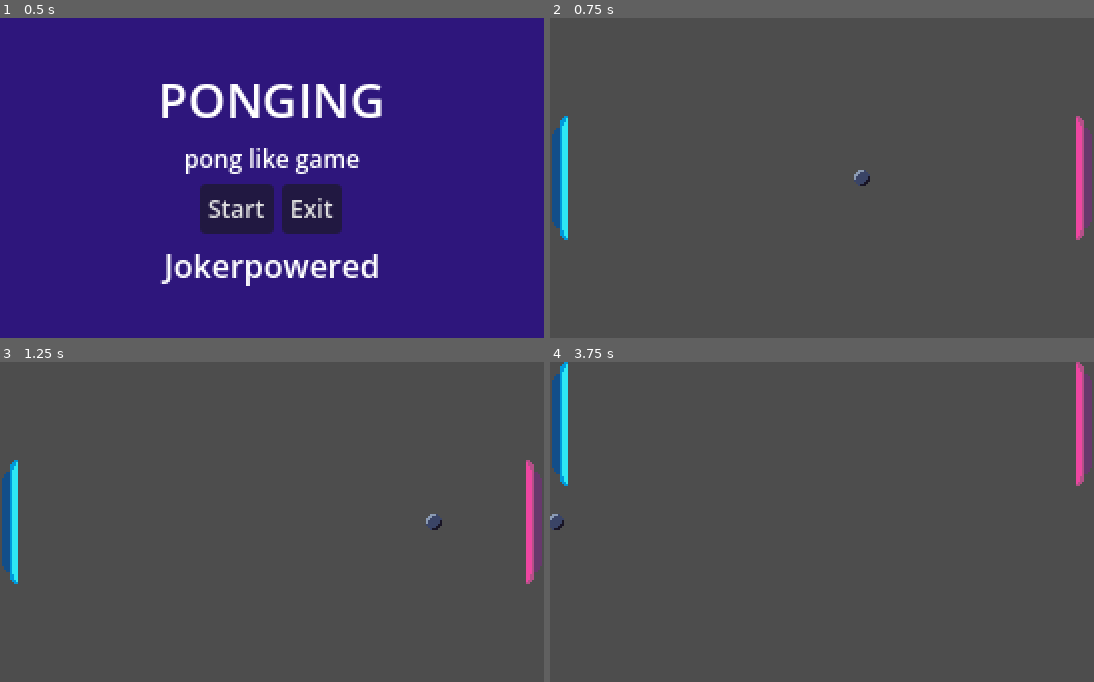
Above: before the commit, frames 1-4 (two rows, left to right).
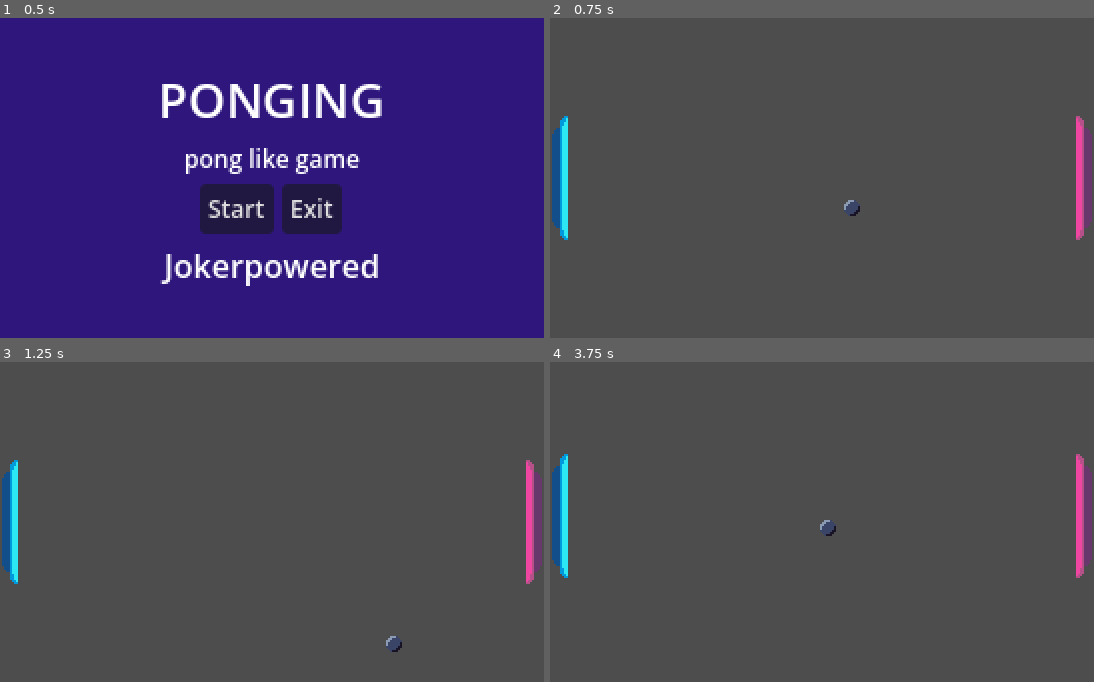
Above: after the commit, the same moments.

Repository: Alex-gb249/Ponging
Game: Godot game, scene res://scenes/menu.tscn
Two runs of this game, one before a commit and one after it. Both use one fixed random seed, a clock stepped at 60 frames per second and the inputs below.
Inputs:
- Up to frame 1 (0.5 s): no input
- Up to frame 2 (0.75 s): click "Start" at 0.5 s
- Up to frame 3 (1.25 s): no input
- Up to frame 4 (3.75 s): hold Up (ui_up) 1.28-2.03 s; hold Down (ui_down) 2.03-2.78 s; hold Up (ui_up) from 2.78 s (still down)

Frame 1 is identical in both runs. In frame 2, 0.2% of the frame differs, in the area x 54-59%, y 47-62%; in frame 3, 0.2%; in frame 4, 3.6%, in the area x 0-100%, y 0-68%.

Commit message:
Feat: Add ball collision with walls and vertical movement

Diff:
--- a/scenes/ball.tscn
+++ b/scenes/ball.tscn
@@ -18,5 +18,6 @@
 [node name="VisibleOnScreenNotifier2D" type="VisibleOnScreenNotifier2D" parent="." unique_id=2144053583]
 rect = Rect2(-5, -5, 10, 10)
 
+[connection signal="area_entered" from="." to="." method="_on_area_entered"]
 [connection signal="body_entered" from="." to="." method="_on_body_entered"]
 [connection signal="screen_exited" from="VisibleOnScreenNotifier2D" to="." method="_on_visible_on_screen_notifier_2d_screen_exited"]
--- a/scripts/ball.gd
+++ b/scripts/ball.gd
@@ -1,11 +1,14 @@
 extends Area2D
 
-const SPEED = 2
-var direction = 1
+const SPEED = 1.5
+var directionX = 1
+var directionY = 1
+
 
 # Called every frame. 'delta' is the elapsed time since the previous frame.
 func _process(delta: float) -> void:
-	global_position.x += direction * (SPEED + delta)
+	global_position.x += directionX * (SPEED + delta)
+	global_position.y += directionY * (SPEED + delta)
 
 func _on_visible_on_screen_notifier_2d_screen_exited() -> void:
 	# TODO: Change to use a score system
@@ -14,4 +17,10 @@
 
 func _on_body_entered(body: Node2D) -> void:
 	if body.is_in_group("Players"):
-		direction = direction * -1
+		directionX = directionX * -1
+
+
+func _on_area_entered(area: Area2D) -> void:
+	print("Area entered:", area.name, area.get_groups())
+	if area.is_in_group("Walls"):
+		directionY = directionY * -1
